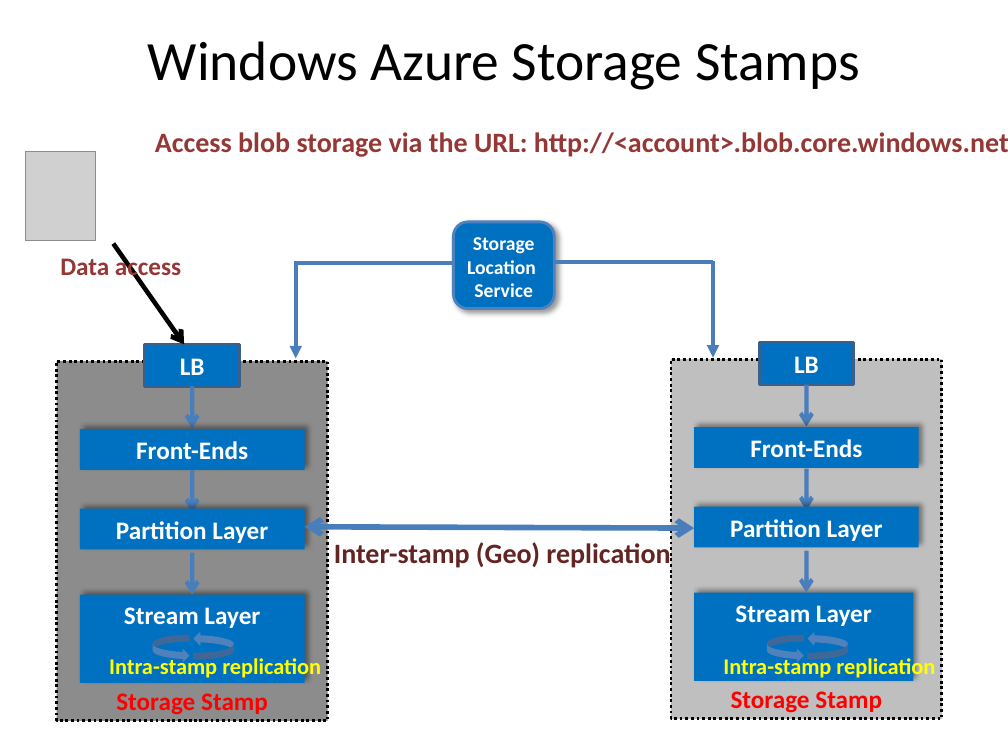
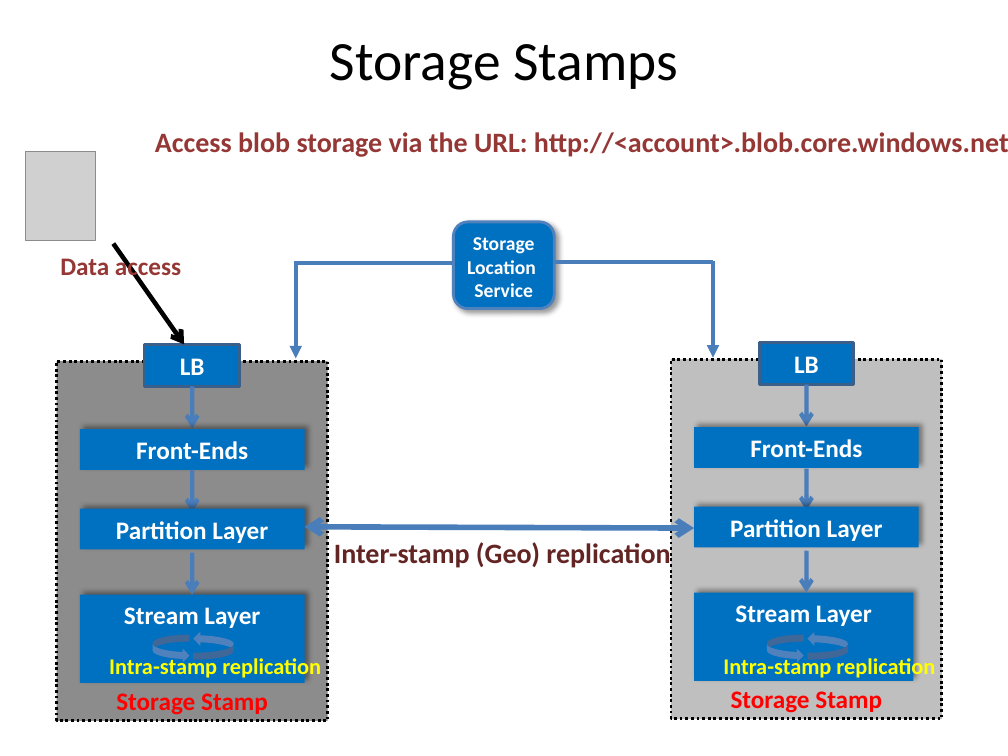
Before and after one commit to pnquanganh/distributed-storage-system, a slide deck: slide 3 of Paper Presentation/Merge.pptx (slide 2 before the commit). Drawn at 1008x756 pixels with LibreOffice and Linux fonts; fonts in the diff are those of the drawing; grey boxes stand for pictures. Boxes give left, top, right and bottom in pixels: in the first picture for what was removed or moved away, otherwise in the second. Text is boxed around its words. In the diff, an @@ line names an element or a change of style, - is before the commit and + after.

```diff
--- a/Paper Presentation/Merge.pptx
+++ b/Paper Presentation/Merge.pptx
@@ title at box(330, 44, 678, 90): text changed @@
-Windows Azure Storage Stamps
+Storage Stamps
```
Also in this commit, not shown: 2 slides added.
